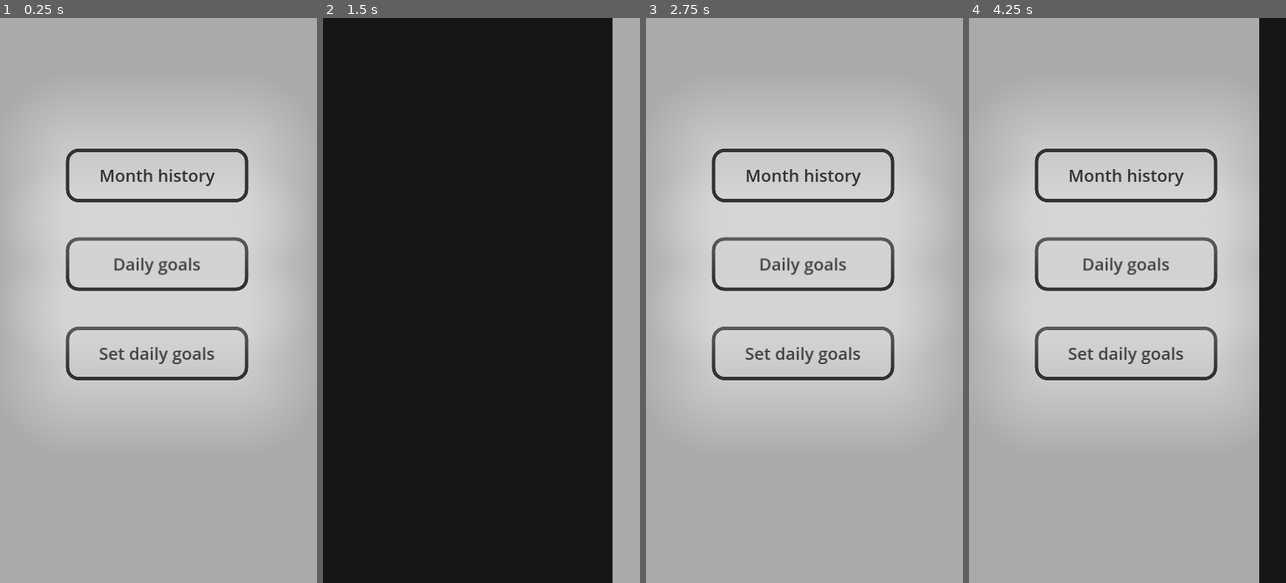
Above: before the commit, frames 1-4 (left to right).
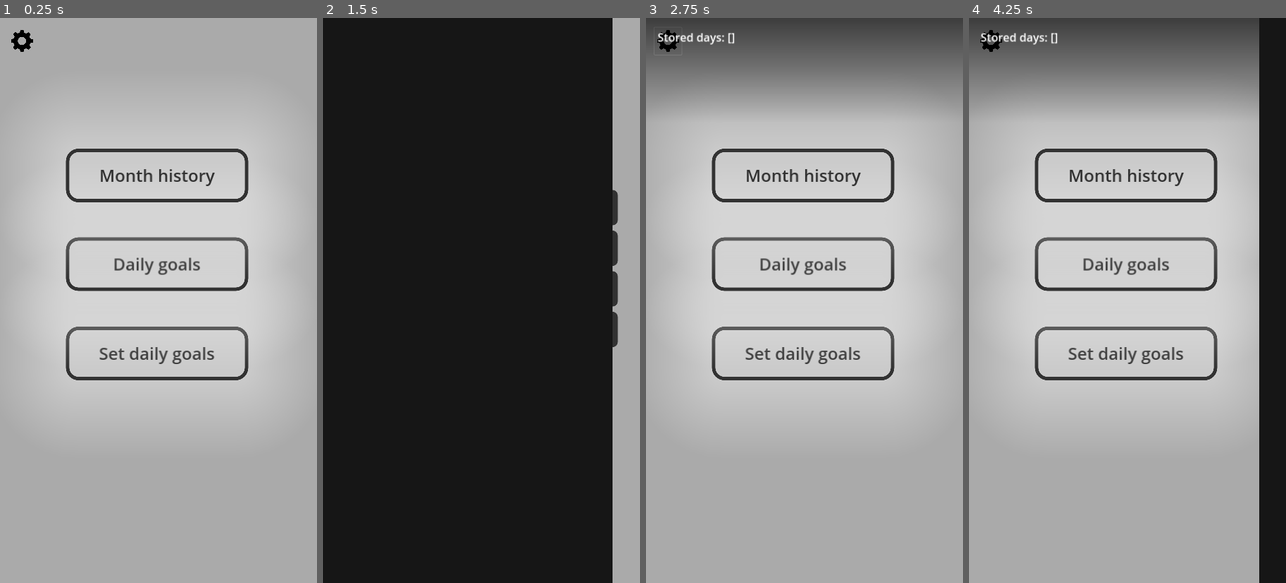
Above: after the commit, the same moments.

Repository: MRGlick/Productivity-app
Game: Godot game, scene res://main.tscn
The game is run twice, just before and just after one commit, with the same random seed, the same clock (stepped at 60 frames per second) and the same inputs.
Inputs (mouse positions are in pixels of both pictures, inside the frame that each line leads up to):
- Up to frame 1 (0.25 s): no input
- Up to frame 2 (1.5 s): click "Month history" at 0.5 s; click (357, 46) at 1.25 s
- Up to frame 3 (2.75 s): click (668, 40) at 2.02 s
- Up to frame 4 (4.25 s): click "Set daily goals" at 2.75 s; click (1003, 46) at 3.5 s

The runs differ from the first frame. In frame 1, 0.1% of the frame differs, in the area x 3-11%, y 2-6%; in frame 2, 0.4%; in frame 3, 14%, in the area x 0-100%, y 0-15%; in frame 4, 13%.

Commit message:
final fixes

Diff:
--- a/Day.gd
+++ /dev/null
@@ -1,9 +0,0 @@
-extends Node
-class_name Day
-
-var date := {};
-var completion;
-
-func _init(date_, completion_ = 0):
-	date = date_
-	completion = completion_
--- /dev/null
+++ b/DebugView.gd
@@ -0,0 +1,26 @@
+extends Control
+
+var activated = false
+
+func _ready():
+	deactivate()
+
+func activate():
+	activated = true;
+	show()
+
+func _process(delta):
+	if activated:
+		$Days.text = "Stored days: " + str(Global.days)
+
+
+func deactivate():
+	activated = false;
+	hide()
+
+
+func toggle():
+	if activated:
+		deactivate()
+	else:
+		activate()
--- /dev/null
+++ b/DebugView.tscn
@@ -0,0 +1,35 @@
+[gd_scene load_steps=4 format=3 uid="uid://btjxdbhiuiipp"]
+
+[ext_resource type="Script" path="res://DebugView.gd" id="1_ky5sh"]
+
+[sub_resource type="Gradient" id="Gradient_m00sx"]
+colors = PackedColorArray(0, 0, 0, 0, 0, 0, 0, 1)
+
+[sub_resource type="GradientTexture2D" id="GradientTexture2D_crmyd"]
+gradient = SubResource("Gradient_m00sx")
+fill_from = Vector2(1, 1)
+
+[node name="DebugView" type="Control"]
+z_index = 4
+layout_mode = 3
+anchors_preset = 15
+anchor_right = 1.0
+anchor_bottom = 1.0
+grow_horizontal = 2
+grow_vertical = 2
+script = ExtResource("1_ky5sh")
+
+[node name="Sprite2D" type="Sprite2D" parent="."]
+position = Vector2(450, 67)
+scale = Vector2(14.0625, 7.26954)
+texture = SubResource("GradientTexture2D_crmyd")
+
+[node name="Days" type="Label" parent="."]
+layout_mode = 0
+offset_left = 33.0
+offset_top = 31.0
+offset_right = 917.0
+offset_bottom = 175.0
+theme_override_font_sizes/font_size = 32
+text = "Stored days: "
+autowrap_mode = 2
--- a/Global.gd
+++ b/Global.gd
@@ -16,11 +16,14 @@
 var scene_changing = false
 
 func _ready():
-	_save()
 	_load()
 	if date_last_opened and date_last_opened.day != get_datetime().day:
 		update_goals_completion()
-		days.append(Day.new(date_last_opened, goals_completion))
+		days.append({
+			"month" : date_last_opened.month,
+			"day" : date_last_opened.day,
+			"completion" : goals_completion
+			})
 		reset_goals()
 	date_last_opened = get_datetime()
 	update_goals_completion()
@@ -52,16 +55,19 @@
 	var file = FileAccess.open(save_path, FileAccess.WRITE)
 	save_data.daily_goals = daily_goals
 	save_data.date_last_opened = date_last_opened
+	for d in days:
+		if d is EncodedObjectAsID:
+			days.erase(d)
 	save_data.days = days
-	file.store_var(save_data)
+	file.store_var(save_data, true)
 	file.close()
 
 func _load():
 	var file = FileAccess.open(save_path, FileAccess.READ)
 	if FileAccess.file_exists(save_path):
-		save_data = file.get_var()
+		var data = file.get_var(true);
+		save_data = data;
 		date_last_opened = save_data.date_last_opened
 		daily_goals = save_data.daily_goals
-		#[Day.new(get_datetime(), 0.5), Day.new(get_datetime(), 0.2), Day.new(get_datetime(), 0.5), Day.new(get_datetime(), 0.2), Day.new(get_datetime(), 0.5), Day.new(get_datetime(), 0.2), Day.new(get_datetime(), 0.5), Day.new(get_datetime(), 0.2)]
 		days = save_data.days
 		file.close()
--- a/Streaks.gd
+++ b/Streaks.gd
@@ -13,29 +13,43 @@
 
 	$Month.text = get_month_name(current_month)
 
-	for day in Global.days:
-		if day.date.month == current_month:
-			$GridContainer.call_deferred("add_child", create_date_button(day))
+	for i in get_month_length(current_month):
+		var found = false
+		for day in Global.days:
+			if day.day == i + 1 and day.month == current_month:
+				found = true
+				$GridContainer.call_deferred("add_child", create_date_button(day))
+				break;
+		if found: continue;
+		var new_date = Global.get_datetime()
+		new_date.day = i + 1
+		var day = new_date;
+		day["completion"] = -1
+		$GridContainer.call_deferred("add_child", create_date_button(day))
 
 
-
-func create_date_button(day : Day):
+func create_date_button(day : Dictionary):
 	var button = Button.new()
-	button.text = str(day.date.day)
+	button.text = str(day.day)
 	button.add_theme_font_size_override("font_size", 32)
 	button.custom_minimum_size = Vector2(100, 100)
 	var style = StyleBoxFlat.new()
 
+	if day.completion == -1: style.bg_color = Color("323232")
+	else:
+		if day.completion < 0.5:
+			style.bg_color = lerp(Color.RED, Color(0.9, 0.9, 0.3), day.completion * 2)
+		else:
+			style.bg_color = lerp(Color(0.6, 0.7, 0.3), Color("44e66a"), (day.completion - 0.5) * 2)
 
-	if day.completion < 0.5:
-		style.bg_color = lerp(Color.RED, Color(0.9, 0.9, 0.3), day.completion * 2)
-	else:
-		style.bg_color = lerp(Color(0.6, 0.7, 0.3), Color("44e66a"), (day.completion - 0.5) * 2)
+
 	style.corner_radius_bottom_left = 15
 	style.corner_radius_bottom_right = 15
 	style.corner_radius_top_left = 15
 	style.corner_radius_top_right = 15
 	button.add_theme_stylebox_override("normal", style)
+	button.add_theme_stylebox_override("pressed", style)
+	button.add_theme_stylebox_override("hovered", style)
 	return button;
 
 
@@ -67,6 +81,32 @@
 		12:
 			return "December"
 
+func get_month_length(month_number):
+	match month_number:
+		1:
+			return 31
+		2:
+			return 28
+		3:
+			return 31
+		4:
+			return 30
+		5:
+			return 31
+		6:
+			return 30
+		7:
+			return 31
+		8:
+			return 31
+		9:
+			return 30
+		10:
+			return 31
+		11:
+			return 30
+		12:
+			return 31
 
 func _on_back_button_pressed():
 	Global.change_scene("res://main.tscn")
--- a/Streaks.tscn
+++ b/Streaks.tscn
@@ -35,85 +35,8 @@
 horizontal_alignment = 1
 vertical_alignment = 1
 
-[node name="DayLabels" type="GridContainer" parent="."]
-layout_mode = 1
-anchors_preset = 14
-anchor_top = 0.5
-anchor_right = 1.0
-anchor_bottom = 0.5
-offset_left = 47.0
-offset_top = -414.0
-offset_right = -63.0
-offset_bottom = -331.0
-grow_horizontal = 2
-grow_vertical = 2
-theme_override_constants/h_separation = 15
-columns = 7
-
-[node name="Label" type="Label" parent="DayLabels"]
-custom_minimum_size = Vector2(100, 50)
-layout_mode = 2
-theme_override_colors/font_color = Color(0.196078, 0.196078, 0.196078, 1)
-theme_override_font_sizes/font_size = 24
-text = "Sun"
-horizontal_alignment = 1
-vertical_alignment = 1
-
-[node name="Label2" type="Label" parent="DayLabels"]
-custom_minimum_size = Vector2(100, 50)
-layout_mode = 2
-theme_override_colors/font_color = Color(0.196078, 0.196078, 0.196078, 1)
-theme_override_font_sizes/font_size = 24
-text = "Mon"
-horizontal_alignment = 1
-vertical_alignment = 1
-
-[node name="Label3" type="Label" parent="DayLabels"]
-custom_minimum_size = Vector2(100, 50)
-layout_mode = 2
-theme_override_colors/font_color = Color(0.196078, 0.196078, 0.196078, 1)
-theme_override_font_sizes/font_size = 24
-text = "Tue"
-horizontal_alignment = 1
-vertical_alignment = 1
-
-[node name="Label4" type="Label" parent="DayLabels"]
-custom_minimum_size = Vector2(100, 50)
-layout_mode = 2
-theme_override_colors/font_color = Color(0.196078, 0.196078, 0.196078, 1)
-theme_override_font_sizes/font_size = 24
-text = "Wed"
-horizontal_alignment = 1
-vertical_alignment = 1
-
-[node name="Label5" type="Label" parent="DayLabels"]
-custom_minimum_size = Vector2(100, 50)
-layout_mode = 2
-theme_override_colors/font_color = Color(0.196078, 0.196078, 0.196078, 1)
-theme_override_font_sizes/font_size = 24
-text = "Thu"
-horizontal_alignment = 1
-vertical_alignment = 1
-
-[node name="Label6" type="Label" parent="DayLabels"]
-custom_minimum_size = Vector2(100, 50)
-layout_mode = 2
-theme_override_colors/font_color = Color(0.196078, 0.196078, 0.196078, 1)
-theme_override_font_sizes/font_size = 24
-text = "Fri"
-horizontal_alignment = 1
-vertical_alignment = 1
-
-[node name="Label7" type="Label" parent="DayLabels"]
-custom_minimum_size = Vector2(100, 50)
-layout_mode = 2
-theme_override_colors/font_color = Color(0.196078, 0.196078, 0.196078, 1)
-theme_override_font_sizes/font_size = 24
-text = "Sun"
-horizontal_alignment = 1
-vertical_alignment = 1
-
 [node name="BackButton" type="Button" parent="."]
+layout_mode = 0
 offset_left = 34.0
 offset_top = 28.0
 offset_right = 159.0
--- a/Transition.gd
+++ b/Transition.gd
@@ -17,11 +17,9 @@
 	closing = false
 	$ColorRect.position.x = 0.0
 	emit_signal("finished_closing")
-	print("finished_closing")
 
 
 func open():
-	print("started_opening")
 	opening = true
 	closing = false
 	for i in 30:
--- a/main.gd
+++ b/main.gd
@@ -36,3 +36,10 @@
 
 func _on_streaks_pressed():
 	Global.change_scene("res://Streaks.tscn")
+
+
+func _on_debug_toggle_pressed():
+	toggle_debug()
+
+func toggle_debug():
+	DebugView.toggle()
--- a/main.tscn
+++ b/main.tscn
@@ -1,6 +1,7 @@
-[gd_scene load_steps=5 format=3 uid="uid://cds2gxqfd6f8b"]
+[gd_scene load_steps=6 format=3 uid="uid://cds2gxqfd6f8b"]
 
 [ext_resource type="Script" path="res://main.gd" id="1_ixbv3"]
+[ext_resource type="Texture2D" uid="uid://chab6e8ykjsco" path="res://options.png" id="2_o5n53"]
 
 [sub_resource type="StyleBoxFlat" id="StyleBoxFlat_lb8s0"]
 bg_color = Color(1, 1, 1, 0)
@@ -87,6 +88,18 @@
 theme_override_styles/normal = SubResource("StyleBoxFlat_vdlei")
 text = "Month history"
 
+[node name="DebugToggle" type="Button" parent="."]
+layout_mode = 0
+offset_left = 24.0
+offset_top = 27.0
+offset_right = 101.0
+offset_bottom = 104.0
+icon = ExtResource("2_o5n53")
+flat = true
+icon_alignment = 1
+expand_icon = true
+
 [connection signal="pressed" from="SetDailyGoals" to="." method="_on_set_daily_goals_pressed"]
 [connection signal="pressed" from="DailyGoals" to="." method="_on_daily_goals_pressed"]
 [connection signal="pressed" from="Streaks" to="." method="_on_streaks_pressed"]
+[connection signal="pressed" from="DebugToggle" to="." method="_on_debug_toggle_pressed"]
--- a/project.godot
+++ b/project.godot
@@ -19,6 +19,7 @@
 
 Global="*res://Global.gd"
 Transition="*res://Transition.tscn"
+DebugView="*res://DebugView.tscn"
 
 [display]
 
Binary file added: options.png
Not shown, added: options.png.import
